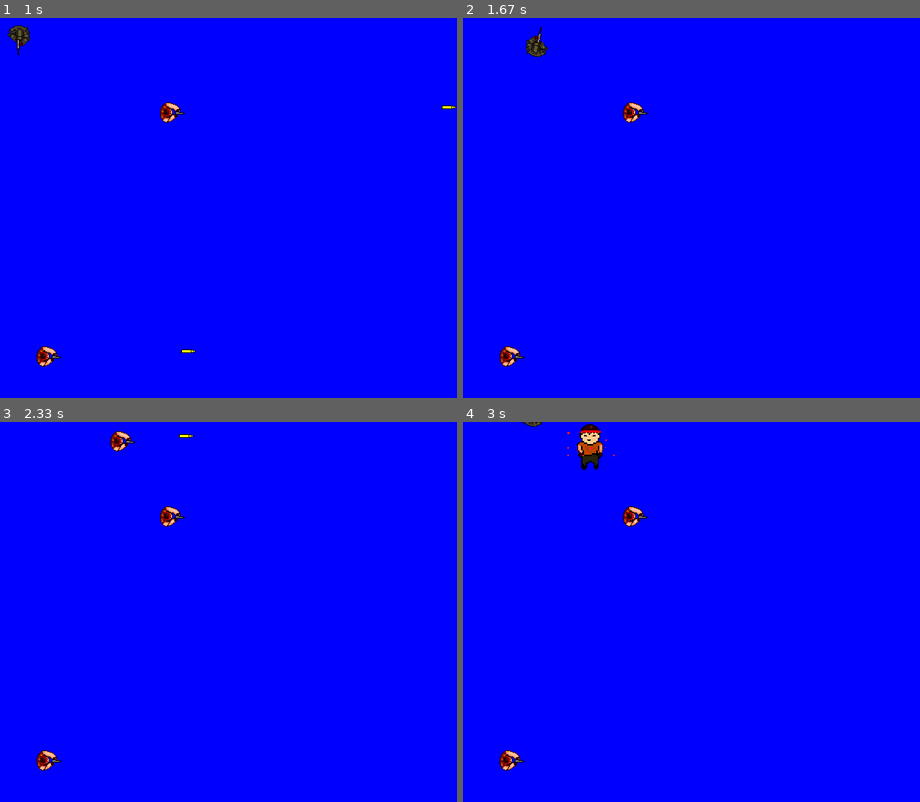
Above: before the commit, frames 1-4 (two rows, left to right).
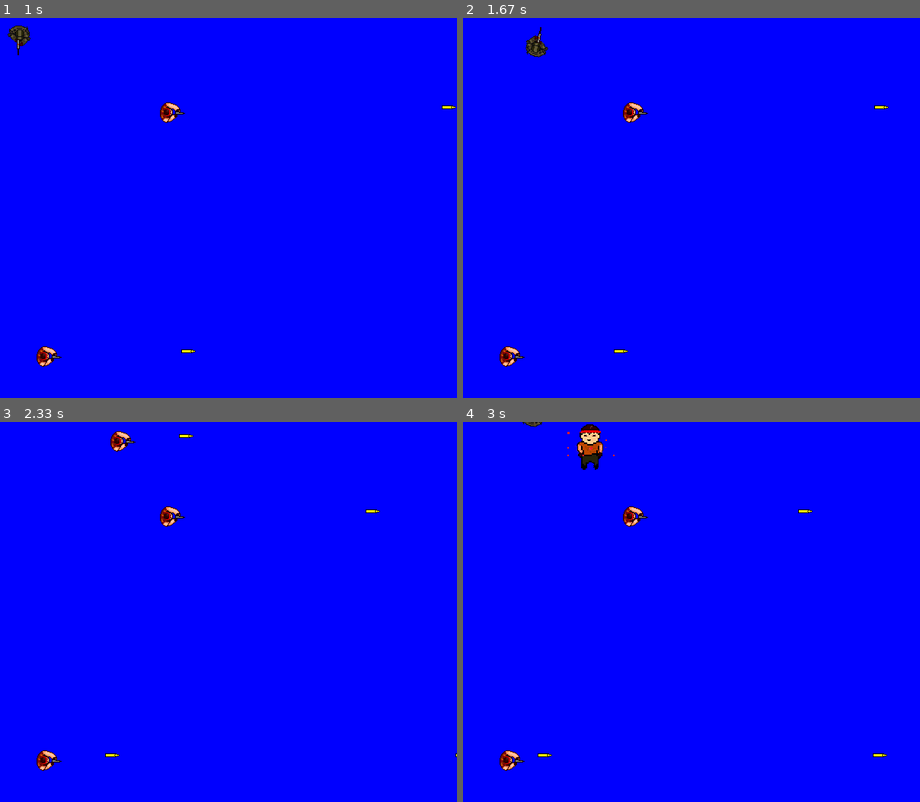
Above: after the commit, the same moments.

Repository: hecker0makhambet/PyGame_Project
Game: pygame game, started from main.py
Two runs of this game, one before a commit and one after it. Both use one fixed random seed, a clock stepped at 60 frames per second and the inputs below.
Inputs (mouse positions are in pixels of both pictures, inside the frame that each line leads up to):
- Up to frame 1 (1 s): press the mouse at (242, 132) at 0.37 s; move the mouse to (255, 211) at 0.47 s; release the mouse at (274, 291) at 0.6 s; hold C from 0.67 s (still down); hold Right from 0.67 s (still down); move the mouse to (86, 151) at 0.7 s
- Up to frame 2 (1.67 s): release C at 1.13 s; release Right at 1.13 s; hold Right 1.17-1.63 s; hold D 1.17-1.63 s; move the mouse to (856, 341) at 1.2 s; tap Space at 1.23, 1.53 s
- Up to frame 3 (2.33 s): hold Up 1.67-1.97 s; hold W 1.67-1.97 s; move the mouse to (237, 482) at 1.7 s; tap Space at 1.73, 2.07 s; hold Right from 2 s (still down); hold D from 2 s (still down); move the mouse to (205, 710) at 2.03 s; tap C at 2.15 s
- Up to frame 4 (3 s): tap Space at 2.37, 2.57, 2.87 s; release Right at 2.47 s; release D at 2.47 s; hold Left from 2.5 s (still down); hold A from 2.5 s (still down); move the mouse to (677, 547) at 2.53 s

Frame 1 is identical in both runs. In frame 2, less than 0.1% of the frame differs, in the area x 33-94%, y 23-89%; in frame 3, less than 0.1%; in frame 4, less than 0.1%, in the area x 16-93%, y 23-89%.

Commit message:
Добавил окно завершения игры

Diff:
--- a/main.py
+++ b/main.py
@@ -1,9 +1,7 @@
 import pygame
 import os
 import sys
-import math
 import random
-from random import choice
 WIDTH = 600
 HEIGHT = 500
 FPS = 30
@@ -26,19 +24,24 @@
 screen = pygame.display.set_mode((WIDTH, HEIGHT))
 pygame.display.set_caption("Шутер")
 clock = pygame.time.Clock()
+all_sprites = pygame.sprite.Group()
+enemy_sprites = pygame.sprite.Group()
+player_bullet_sprites = pygame.sprite.Group()
+enemy_bullet_sprites = pygame.sprite.Group()
+player_sprites = pygame.sprite.Group()
 
 
 def clear_sprites():
     global all_sprites, enemy_sprites, player_bullet_sprites, enemy_bullet_sprites, player_sprites
-    all_sprites = pygame.sprite.Group()
-    enemy_sprites = pygame.sprite.Group()
-    player_bullet_sprites = pygame.sprite.Group()
-    enemy_bullet_sprites = pygame.sprite.Group()
-    player_sprites = pygame.sprite.Group()
+    all_sprites.empty()
+    enemy_sprites.empty()
+    player_bullet_sprites.empty()
+    enemy_bullet_sprites.empty()
+    player_sprites.empty()
 
 
 def game():
-    global all_sprites, enemy_sprites, player_bullet_sprites, enemy_bullet_sprites, player_sprites, current_window
+    global current_window
     clear_sprites()
     enemy = Enemy((200, 100), all_sprites, enemy_sprites)
     player = Player(all_sprites)
@@ -57,7 +60,8 @@
                     if pause():
                         return
                 if event.key == pygame.K_c:
-                    Enemy((random.choice(range(WIDTH - 64)), random.choice(range(HEIGHT - 64))), all_sprites, enemy_sprites)
+                    Enemy((random.choice(range(WIDTH - 64)), random.choice(range(HEIGHT - 64))),
+                          all_sprites, enemy_sprites)
             if event.type == pygame.KEYUP:
                 player.key_press_event(event)
             if event.type == pygame.MOUSEBUTTONDOWN:
@@ -68,6 +72,32 @@
                 pass
         all_sprites.update()
         all_sprites.draw(screen)
+        pygame.display.flip()
+        if player.kill_value:
+            game_over()
+            return
+
+
+def game_over():
+    global current_window
+    screen.fill(BLUE)
+    screen.blit(pygame.transform.scale(load_image('gameover.png'), (WIDTH, HEIGHT)), (0, 0))
+    game_over_sprites = pygame.sprite.Group()
+    inscription = Button('game_over_image', game_over_sprites, (75, 400))
+    game_over_running = True
+    while game_over_running:
+        for event in pygame.event.get():
+            if event.type == pygame.QUIT:
+                sys.exit()
+            if event.type == pygame.MOUSEBUTTONDOWN:
+                return
+            if event.type == pygame.KEYDOWN:
+                if event.key == pygame.K_ESCAPE:
+                    current_window = 'main_menu'
+                    return
+                if event.key == pygame.K_SPACE:
+                    return
+        game_over_sprites.draw(screen)
         pygame.display.flip()
 
 
@@ -139,7 +169,7 @@
         if type(i) != str:
             name = list(name)
             colorkey = name.pop(name.index(i))
-    fullname = os.path.join('data', *name)
+    fullname = os.path.join('data', 'images', *name)
     if not os.path.isfile(fullname):
         sys.exit()
     image = pygame.image.load(fullname)
@@ -164,30 +194,19 @@
     images = {'main_menu_start_images': [load_image('start-1.png'),
                                          load_image('start-2.png'),
                                          load_image('start-3.png')],
-              'main_menu_settings_images': [pygame.transform.scale(load_image('settings-1.png'),
-                                                               (233, 100)),
-                                        pygame.transform.scale(load_image('settings-2.png', -1),
-                                                               (233, 100))],
-              'main_menu_quit_images': [pygame.transform.scale(load_image('quit-1.png', -1),
-                                                               (233, 100)),
-                                        pygame.transform.scale(load_image('quit-2.png', -1),
-                                                               (233, 100))],
-              'pause_resume_images': [pygame.transform.scale(load_image('resume-1.png', -1),
-                                                             (233, 100)),
-                                      pygame.transform.scale(load_image('resume-2.png', -1),
-                                                             (233, 100))],
-              'pause_settings_images': [pygame.transform.scale(load_image('settings-1.png'),
-                                                               (233, 100)),
-                                        pygame.transform.scale(load_image('settings-2.png', -1),
-                                                               (233, 100))],
-              'pause_main_menu_images': [pygame.transform.scale(load_image('menu-1.png', -1),
-                                                                (233, 100)),
-                                         pygame.transform.scale(load_image('menu-2.png', -1),
-                                                                (233, 100))],
-              'pause_quit_images': [pygame.transform.scale(load_image('quit-1.png', -1),
-                                                           (233, 100)),
-                                    pygame.transform.scale(load_image('quit-2.png', -1),
-                                                           (233, 100))],
+              'main_menu_settings_images': [pygame.transform.scale(load_image('settings-1.png'), (233, 100)),
+                                            pygame.transform.scale(load_image('settings-2.png', -1), (233, 100))],
+              'main_menu_quit_images': [pygame.transform.scale(load_image('quit-1.png', -1), (233, 100)),
+                                        pygame.transform.scale(load_image('quit-2.png', -1), (233, 100))],
+              'pause_resume_images': [pygame.transform.scale(load_image('resume-1.png', -1), (233, 100)),
+                                      pygame.transform.scale(load_image('resume-2.png', -1), (233, 100))],
+              'pause_settings_images': [pygame.transform.scale(load_image('settings-1.png'), (233, 100)),
+                                        pygame.transform.scale(load_image('settings-2.png', -1), (233, 100))],
+              'pause_main_menu_images': [pygame.transform.scale(load_image('menu-1.png', -1), (233, 100)),
+                                         pygame.transform.scale(load_image('menu-2.png', -1), (233, 100))],
+              'pause_quit_images': [pygame.transform.scale(load_image('quit-1.png', -1), (233, 100)),
+                                    pygame.transform.scale(load_image('quit-2.png', -1), (233, 100))],
+              'game_over_image': [load_image('gameover-inscription.png', -1)]
               }
 
     def __init__(self, name, group, pos):
@@ -343,13 +362,13 @@
 
 
 class Enemy(pygame.sprite.Sprite):
-    image = load_image('enemy-image-1.png')
+    images = [pygame.transform.rotate(load_image('enemy-image-1.png'), i) for i in range(360, 0, -10)]
     die_images = [load_image('enemy-die-1.png'), load_image('enemy-die-2.png'),
                   load_image('enemy-die-3.png'), load_image('enemy-die-4.png')]
 
     def __init__(self, pos, *group):
         super().__init__(*group)
-        self.image = Enemy.image
+        self.image = Enemy.images[0]
         self.rect = self.image.get_rect()
         self.rect.x, self.rect.y = pos[0], pos[1]
         self.kill_value = False
@@ -365,7 +384,7 @@
             self.check_status()
 
     def shoot(self):
-        self.shoot_time += 0.05
+        self.shoot_time += 0.4
         if int(self.shoot_time) % 10 == 0:
             self.shoot_time += 1
             Bullet(self.pos, self.rect.x, self.rect.y, all_sprites, enemy_bullet_sprites)
Binary file removed: data/gameover.png
Renamed: data/blood-1.png -> data/images/blood-1.png
Renamed: data/bullet-1.png -> data/images/bullet-1.png
Renamed: data/enemy-die-1.png -> data/images/enemy-die-1.png
Renamed: data/enemy-die-2.png -> data/images/enemy-die-2.png
Renamed: data/enemy-die-3.png -> data/images/enemy-die-3.png
Renamed: data/enemy-die-4.png -> data/images/enemy-die-4.png
Renamed: data/enemy-image-1.png -> data/images/enemy-image-1.png
Binary file added: data/images/gameover-inscription.png
Binary file added: data/images/gameover.png
Renamed: data/knife-image-1.png -> data/images/knife-image-1.png
Renamed: data/m14-image-1.png -> data/images/m14-image-1.png
(and 23 more such lines)
